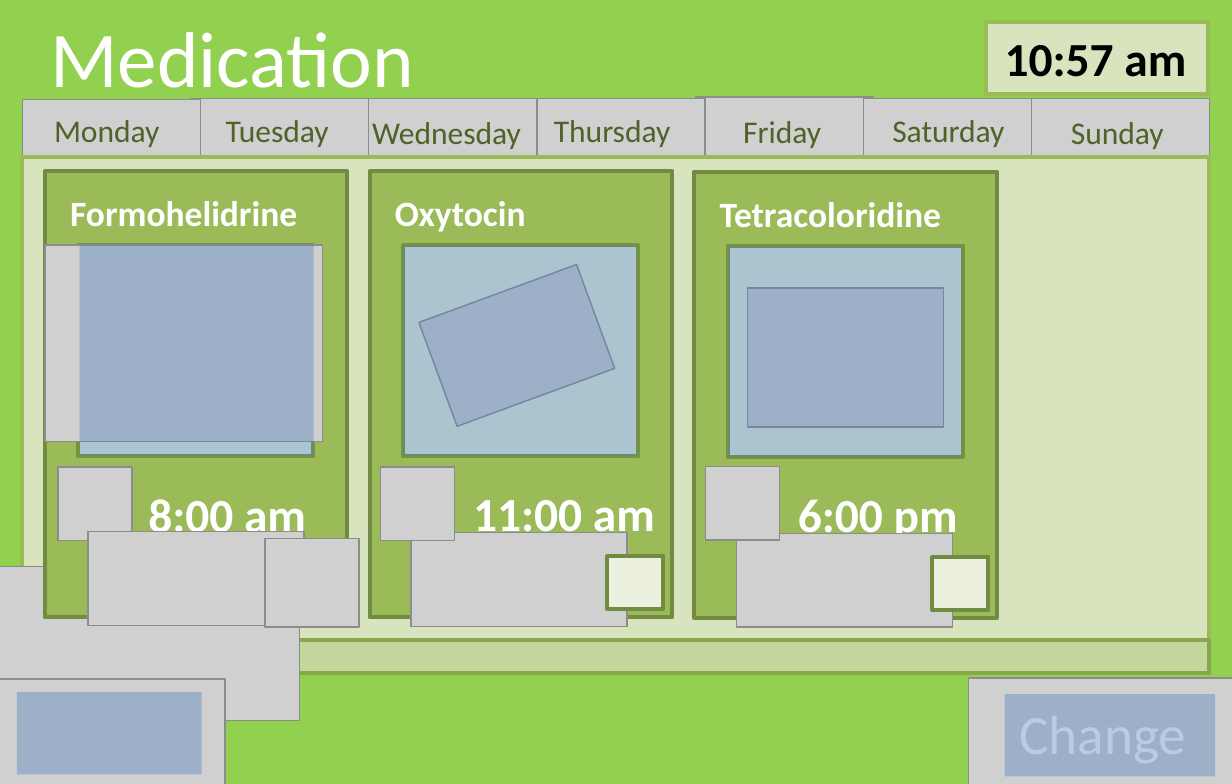
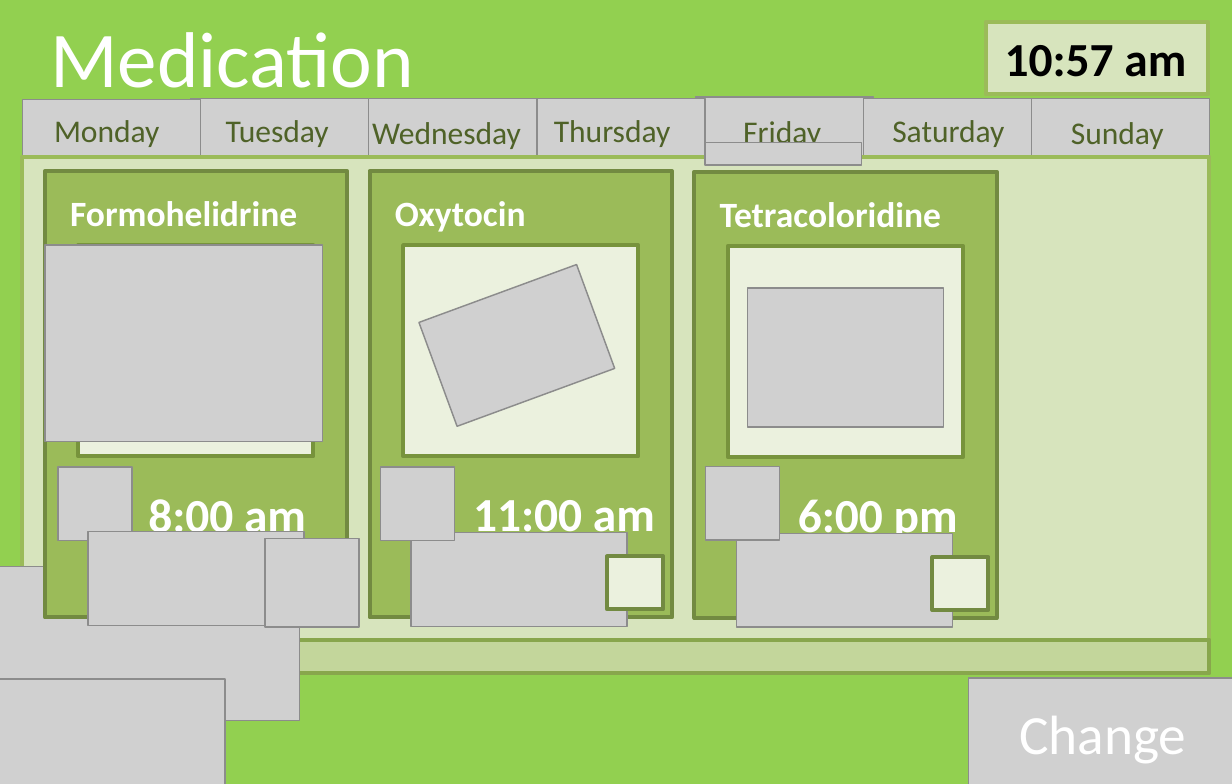
Before and after one commit to Gordo851/Design, a slide deck: slide 13 of story_board_buttonAction2.pptx (slide 8 before the commit). Drawn at 1232x784 pixels with LibreOffice and Linux fonts; fonts in the diff are those of the drawing; grey boxes stand for pictures. Boxes give left, top, right and bottom in pixels: in the first picture for what was removed or moved away, otherwise in the second. Text is boxed around its words. In the diff, an @@ line names an element or a change of style, - is before the commit and + after.

```diff
--- a/story_board_buttonAction2.pptx
+++ b/story_board_buttonAction2.pptx
@@ picture added at <box>706,142,862,165</box> @@
@@ action button blank removed at <box>80,245,314,455</box> @@
@@ action button blank removed at <box>403,245,637,455</box> @@
@@ action button blank removed at <box>728,246,963,457</box> @@
@@ action button blank removed at <box>17,693,202,775</box> @@
@@ action button blank removed at <box>1004,694,1215,777</box> @@
@@ text added at <box>1020,716,1187,763</box>, 28 pt, text #FFFFFF @@
+Change
```
Also in this commit, not shown: 12 other slides changed, 11 slides added.
